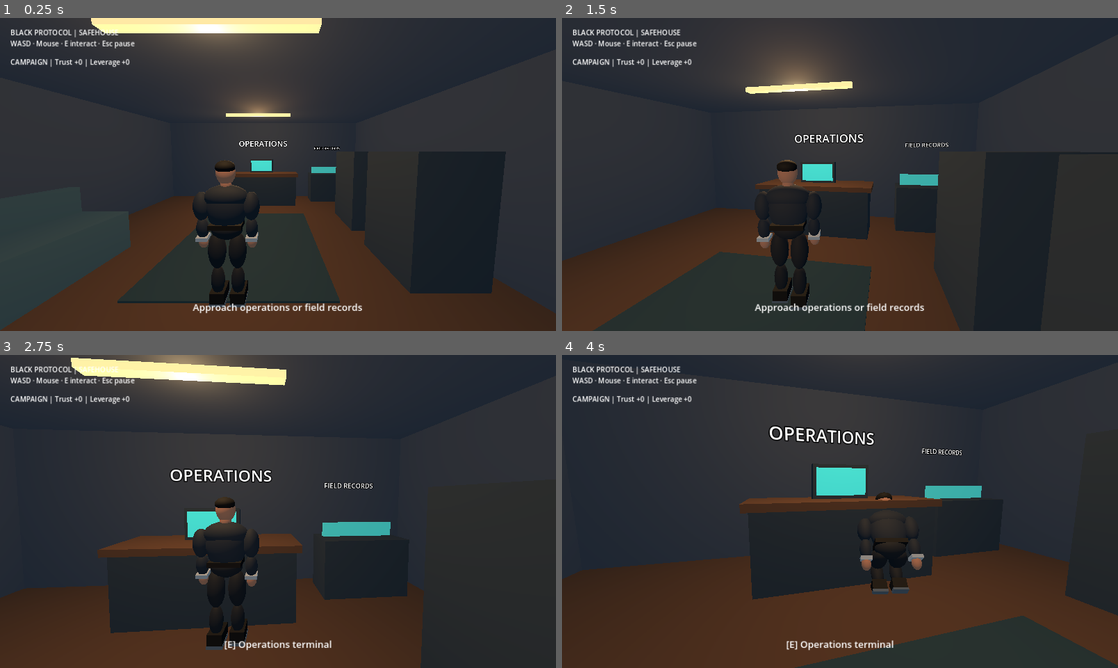
Above: before the commit, frames 1-4 (two rows, left to right).
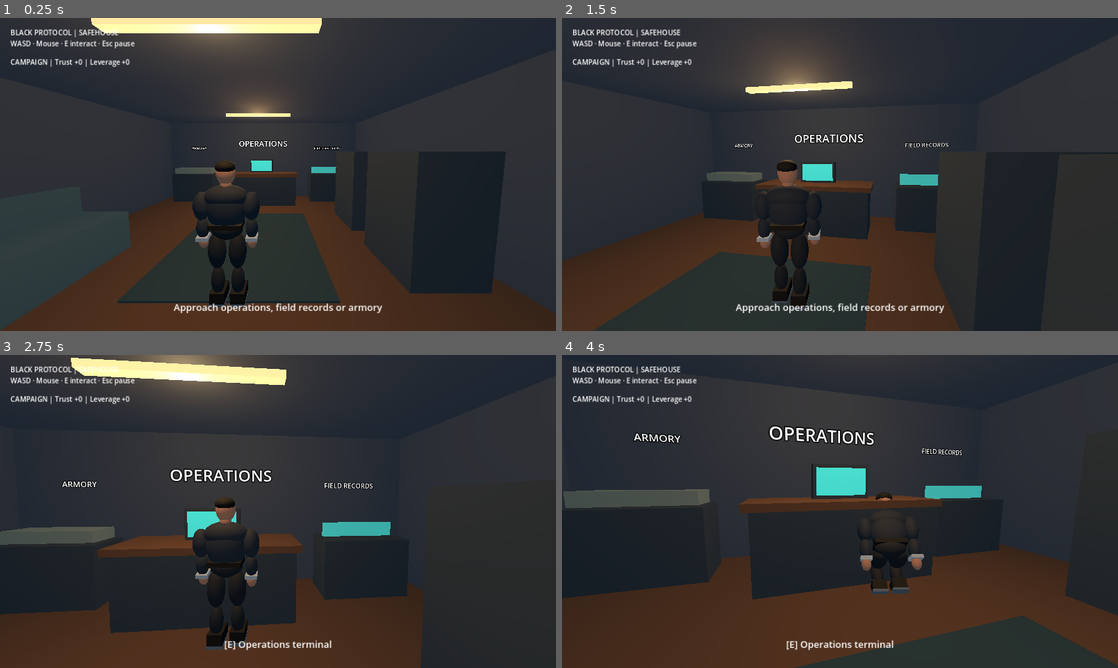
Above: after the commit, the same moments.

Repository: evilsysadmin/ShadowOps-black-protocol
Game: Godot game, scene res://scenes/safehouse.tscn
Same seed, same stepped clock (60 frames per second), same inputs: the game is played once before the commit and once after it.
Inputs (mouse positions are in pixels of both pictures, inside the frame that each line leads up to):
- Up to frame 1 (0.25 s): no input
- Up to frame 2 (1.5 s): tap Enter at 0.5 s; move the mouse to (867, 174) at 0.52 s; hold W from 0.53 s (still down); tap R at 0.6, 1.35 s; click (867, 174) at 0.67 s; move the mouse to (812, 174) at 1.27 s; click (812, 174) at 1.42 s
- Up to frame 3 (2.75 s): keep holding W; move the mouse to (289, 505) at 2.02 s; tap C at 2.1 s; click (289, 505) at 2.17 s; tap R at 2.3 s
- Up to frame 4 (4 s): keep holding W; move the mouse to (834, 517) at 2.77 s; tap Q at 2.85 s; click (834, 517) at 2.92 s; tap R at 3.05, 3.8 s; move the mouse to (878, 514) at 3.52 s; hold Ctrl from 3.53 s (still down); click (878, 514) at 3.67 s

The runs differ from the first frame. In frame 1, 0.8% of the frame differs, in the area x 31-69%, y 41-95%; in frame 2, 1.2%; in frame 3, 2.6%; in frame 4, 3.7%, in the area x 0-29%, y 24-78%.

Commit message:
feat: physical safehouse armory and equipment bonuses (#43)
* feat: safehouse armory and persistent field equipment bonuses

* test: align initial health assertion with armor bonus

Diff:
--- /dev/null
+++ b/scenes/armory.tscn
@@ -0,0 +1,12 @@
+[gd_scene load_steps=2 format=3]
+
+[ext_resource type="Script" path="res://scripts/armory.gd" id="1"]
+
+[node name="Armory" type="Control"]
+layout_mode = 3
+anchors_preset = 15
+anchor_right = 1.0
+anchor_bottom = 1.0
+grow_horizontal = 2
+grow_vertical = 2
+script = ExtResource("1")
--- a/scripts/agent.gd
+++ b/scripts/agent.gd
@@ -48,6 +48,8 @@
 			sprint_speed = 6.4
 	if field_mode:
 		maximum_health += Campaign.kit_health_bonus()
+		if Campaign.owns_equipment("light_armor"):
+			maximum_health += 15
 	health = maximum_health
 	var collider := CollisionShape3D.new()
 	var capsule := CapsuleShape3D.new()
--- /dev/null
+++ b/scripts/armory.gd
@@ -0,0 +1,103 @@
+extends Control
+
+const ITEMS := ["light_armor", "utility_rig"]
+const NAMES := {"light_armor": "Light armor", "utility_rig": "Utility rig"}
+const EFFECTS := {"light_armor": "+15 maximum field health", "utility_rig": "+8 reserve rounds per deployment"}
+var panel: VBoxContainer
+var balance: Label
+var status: Label
+var buttons: Dictionary = {}
+var pending := ""
+var confirmation: ConfirmationDialog
+var transitioning := false
+
+func _ready() -> void:
+	Input.mouse_mode = Input.MOUSE_MODE_VISIBLE
+	var backdrop := ColorRect.new()
+	backdrop.color = Color(0.045, 0.065, 0.075)
+	add_child(backdrop)
+	backdrop.set_anchors_and_offsets_preset(Control.PRESET_FULL_RECT)
+	var center := CenterContainer.new()
+	add_child(center)
+	center.set_anchors_and_offsets_preset(Control.PRESET_FULL_RECT)
+	panel = VBoxContainer.new()
+	panel.custom_minimum_size.x = 570
+	panel.add_theme_constant_override("separation", 14)
+	center.add_child(panel)
+	line("SHADOWOPS / EQUIPMENT DIVISION", 18)
+	line("ARMORY", 34)
+	balance = line("", 22)
+	for item in ITEMS:
+		line(NAMES[item] + " — " + EFFECTS[item], 20)
+		var button := Button.new()
+		button.custom_minimum_size.y = 42
+		button.pressed.connect(request_purchase.bind(item))
+		panel.add_child(button)
+		buttons[item] = button
+	status = line("", 17)
+	var back := Button.new()
+	back.text = "Return to safehouse"
+	back.custom_minimum_size.y = 44
+	back.pressed.connect(go_back)
+	panel.add_child(back)
+	confirmation = ConfirmationDialog.new()
+	confirmation.title = "Permanent equipment purchase"
+	confirmation.confirmed.connect(commit_purchase)
+	confirmation.canceled.connect(clear_pending)
+	add_child(confirmation)
+	refresh()
+	back.grab_focus()
+
+func line(content: String, size: int) -> Label:
+	var label := Label.new()
+	label.text = content
+	label.autowrap_mode = TextServer.AUTOWRAP_WORD_SMART
+	label.add_theme_font_size_override("font_size", size)
+	panel.add_child(label)
+	return label
+
+func refresh() -> void:
+	balance.text = "Available credits: %d" % Campaign.available_credits()
+	for item in ITEMS:
+		var button: Button = buttons[item]
+		var price := int(Campaign.EQUIPMENT_COSTS[item])
+		var owned := Campaign.owns_equipment(item)
+		button.text = "Owned · automatically equipped in field" if owned else "Purchase · %d credits" % price
+		button.disabled = owned or Campaign.save_blocked or Campaign.intel_choice.is_empty() or Campaign.available_credits() < price
+	if Campaign.save_blocked:
+		status.text = "Campaign save unavailable."
+	elif Campaign.intel_choice.is_empty():
+		status.text = "Complete Unexpected Guest to unlock purchases."
+
+func request_purchase(item: String) -> void:
+	if transitioning or not ITEMS.has(item) or Campaign.owns_equipment(item):
+		return
+	if Campaign.save_blocked or Campaign.available_credits() < int(Campaign.EQUIPMENT_COSTS[item]):
+		return
+	pending = item
+	confirmation.dialog_text = "Purchase %s for %d credits?" % [NAMES[item], Campaign.EQUIPMENT_COSTS[item]]
+	confirmation.popup_centered()
+
+func clear_pending() -> void:
+	pending = ""
+
+func commit_purchase() -> void:
+	var item := pending
+	clear_pending()
+	if not Campaign.buy_equipment(item):
+		status.text = "Purchase failed. No credits spent."
+		return
+	status.text = "Equipment acquired."
+	refresh()
+
+func _unhandled_input(event: InputEvent) -> void:
+	if event.is_action_pressed("ui_cancel") and not confirmation.visible:
+		get_viewport().set_input_as_handled()
+		go_back()
+
+func go_back() -> void:
+	if transitioning:
+		return
+	transitioning = true
+	if get_tree().change_scene_to_file("res://scenes/safehouse.tscn") != OK:
+		transitioning = false
--- a/scripts/briefing.gd
+++ b/scripts/briefing.gd
@@ -68,6 +68,13 @@
 	kit_selection.item_selected.connect(update_kit_description)
 	kit_selection.select(0)
 	update_kit_description(0)
+	var bonuses: Array[String] = []
+	if Campaign.owns_equipment("light_armor"):
+		bonuses.append("+15 health")
+	if Campaign.owns_equipment("utility_rig"):
+		bonuses.append("+8 reserve rounds")
+	if not bonuses.is_empty():
+		add_line(panel, "Owned equipment: " + ", ".join(bonuses), 16, Color(0.66, 0.83, 0.80))
 	var audio_settings := HBoxContainer.new()
 	audio_settings.set_script(preload("res://scripts/audio_settings.gd"))
 	panel.add_child(audio_settings)
--- a/scripts/combat.gd
+++ b/scripts/combat.gd
@@ -22,6 +22,8 @@
 func _ready() -> void:
 	agent = get_parent() as CharacterBody3D
 	reserve = Campaign.kit_reserve()
+	if Campaign.owns_equipment("utility_rig"):
+		reserve += 8
 	var hud := CanvasLayer.new()
 	hud.layer = 3
 	add_child(hud)
--- a/scripts/safehouse.gd
+++ b/scripts/safehouse.gd
@@ -2,6 +2,7 @@
 
 const TERMINAL := Vector3(0, 1.25, -3.0)
 const DOSSIER := Vector3(2.65, 1.25, -3.6)
+const ARMORY := Vector3(-2.65, 1.25, -3.6)
 const WALL := Color(0.19, 0.22, 0.25)
 const WOOD := Color(0.29, 0.19, 0.13)
 const METAL := Color(0.13, 0.17, 0.19)
@@ -42,6 +43,14 @@
 		block(Vector3(0, 3.04, z), Vector3(2.0, 0.08, 0.15), Color(1.0, 0.78, 0.52), false, true)
 	block(Vector3(2.65, 0.52, -4.25), Vector3(1.55, 1.04, 0.8), METAL)
 	block(Vector3(2.65, 1.18, -4.32), Vector3(1.35, 0.26, 0.10), Color(0.18, 0.55, 0.52), false, true)
+	block(Vector3(-2.65, 0.52, -4.25), Vector3(1.55, 1.04, 0.8), METAL)
+	block(Vector3(-2.65, 1.16, -4.25), Vector3(1.4, 0.2, 0.55), Color(0.36, 0.40, 0.35), false)
+	var armory_sign := Label3D.new()
+	armory_sign.text = "ARMORY"
+	armory_sign.position = Vector3(-2.65, 2.05, -4.72)
+	armory_sign.font_size = 36
+	armory_sign.pixel_size = 0.004
+	add_child(armory_sign)
 	var dossier_sign := Label3D.new()
 	dossier_sign.text = "FIELD RECORDS"
 	dossier_sign.position = Vector3(2.65, 2.05, -4.72)
@@ -89,9 +98,13 @@
 	var origin := player.global_position + Vector3(0, 1.25, 0)
 	var operations_distance := origin.distance_to(TERMINAL)
 	var dossier_distance := origin.distance_to(DOSSIER)
+	var armory_distance := origin.distance_to(ARMORY)
 	var destination := ""
-	prompt.text = "Approach operations or field records"
-	if dossier_distance <= 1.65 and dossier_distance < operations_distance:
+	prompt.text = "Approach operations, field records or armory"
+	if armory_distance <= 1.65 and armory_distance < minf(operations_distance, dossier_distance):
+		prompt.text = "[E] Armory"
+		destination = "res://scenes/armory.tscn"
+	elif dossier_distance <= 1.65 and dossier_distance < operations_distance:
 		prompt.text = "[E] Field records"
 		destination = "res://scenes/dossier.tscn"
 	elif operations_distance <= 1.65:
--- a/tests/campaign_regression.gd
+++ b/tests/campaign_regression.gd
@@ -79,6 +79,8 @@
 	check(Campaign.buy_equipment("light_armor"), "buy armor")
 	check(not Campaign.buy_equipment("light_armor"), "duplicate equipment rejected")
 	check(Campaign.available_credits() == 160, "equipment and recon debited")
+	check(Campaign.buy_equipment("utility_rig"), "buy utility rig")
+	check(Campaign.available_credits() == 90, "both equipment purchases debited")
 	check(not Campaign.negotiate_handler("autonomy"), "agreement cannot be farmed or changed")
 	check(Campaign.intel_choice == "retain", "negotiation preserves route decision")
 	check(Campaign.has_skill_point(), "mission awards one skill point")
@@ -102,7 +104,7 @@
 	Campaign.equipment_owned.clear()
 	Campaign.load_campaign()
 	check(Campaign.handler_agreement == "coordinate", "agreement survives reload")
-	check(Campaign.earned_credits() == 280 and Campaign.available_credits() == 160 and Campaign.owns_archive_intel() and Campaign.owns_equipment("light_armor"), "equipment, recon and balance survive reload")
+	check(Campaign.earned_credits() == 280 and Campaign.available_credits() == 90 and Campaign.owns_archive_intel() and Campaign.owns_equipment("light_armor") and Campaign.owns_equipment("utility_rig"), "equipment, recon and balance survive reload")
 	check(Campaign.field_report("unexpected_guest").get("seconds") == 40 and Campaign.field_report("silent_archive") == archive_report, "reports survive specialization and reload")
 	check(Campaign.archive_completed, "archive completion survives specialization and reload")
 	check(Campaign.intel_choice == "retain" and Campaign.specialization == "resilience", "reload restores campaign")
@@ -113,12 +115,12 @@
 	var agent := hotel.get_node_or_null("Agent")
 	check(is_instance_valid(agent), "hotel agent exists")
 	if is_instance_valid(agent):
-		check(int(agent.get("maximum_health")) == 145, "resilience and protection stack")
-		check(int(agent.get("health")) == 145, "spawn with full health")
+		check(int(agent.get("maximum_health")) == 160, "armor, resilience and protection stack")
+		check(int(agent.get("health")) == 160, "spawn with full health")
 		var combat: Node = agent.get("combat")
 		check(is_instance_valid(combat), "field combat exists")
 		if is_instance_valid(combat):
-			check(int(combat.get("reserve")) == 16, "kit affects combat reserve")
+			check(int(combat.get("reserve")) == 24, "utility rig stacks with kit reserve")
 	var guard := hotel.get_node_or_null("Guard")
 	check(is_instance_valid(guard), "hotel guard exists")
 	if is_instance_valid(guard):
Not shown, changed: scripts/smoke.sh
